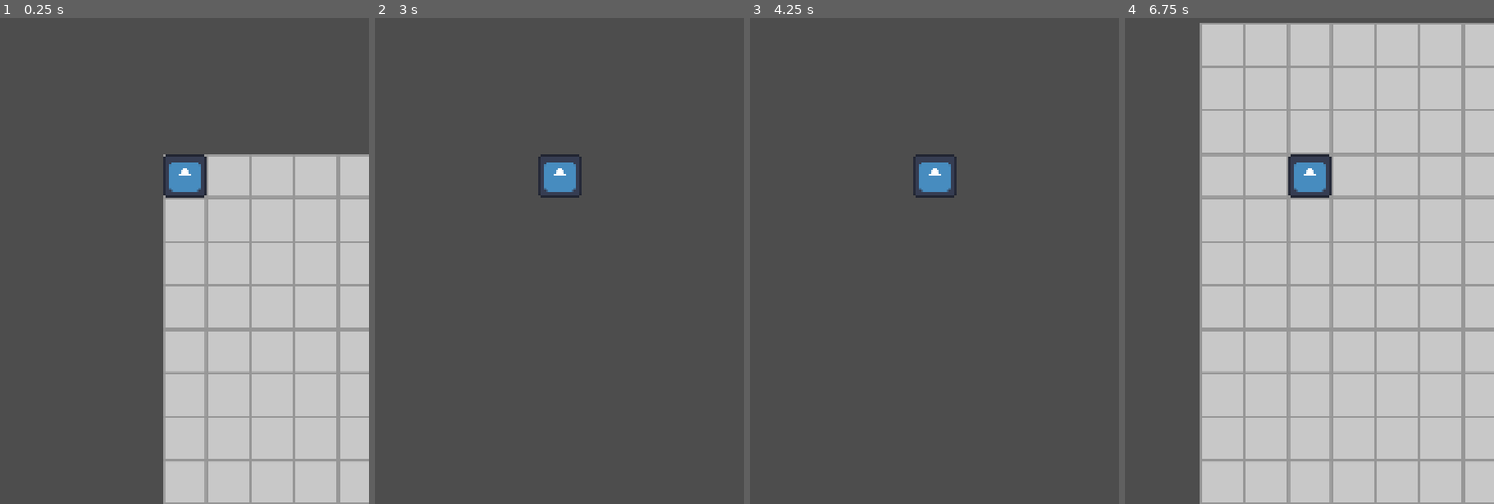
Above: before the commit, frames 1-4 (left to right).
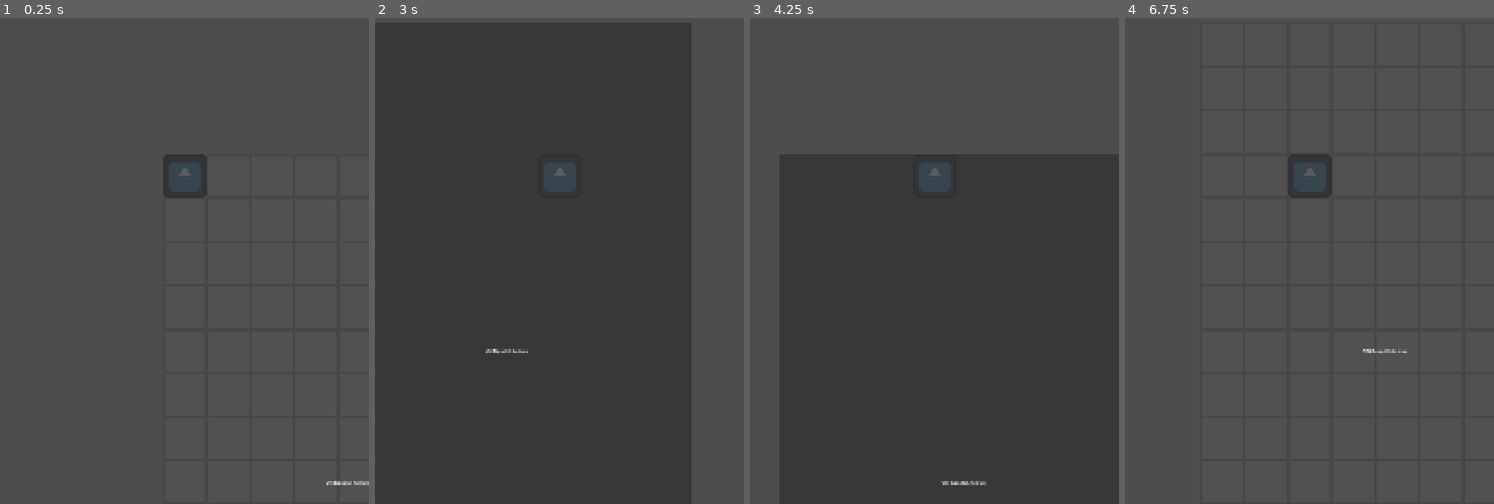
Above: after the commit, the same moments.

Repository: djacc/ynn_taelion
Game: Godot game, scene res://scenes/Main/main.tscn
The game is run twice, just before and just after one commit, with the same random seed, the same clock (stepped at 60 frames per second) and the same inputs. The engine's default icon, where the game draws it, is replaced by a stand-in: a white triangle on a blue panel in a dark square.
Inputs:
- Up to frame 1 (0.25 s): no input
- Up to frame 2 (3 s): tap Enter (ui_accept) at 0.5, 0.77, 1.52 s; hold D (right) 0.53-1.28 s; hold E (interact) 0.53-1.28 s; hold S (down) 1.28-2.03 s; tap E (interact) at 1.35, 2.85 s; hold D (right) 2.03-2.78 s; hold E (interact) 2.03-2.78 s; hold W (up) from 2.78 s (still down)
- Up to frame 3 (4.25 s): tap Enter (ui_accept) at 3.02, 3.77 s; release W (up) at 3.53 s; hold A (left) from 3.53 s (still down); hold E (interact) from 3.53 s (still down)
- Up to frame 4 (6.75 s): release E (interact) at 4.28 s; tap E (interact) at 4.35, 5.85 s; tap Enter (ui_accept) at 4.52, 6.02 s; release A (left) at 5.03 s; hold S (down) 5.03-5.78 s; hold E (interact) 5.03-5.78 s; hold D (right) 5.78-6.53 s; hold W (up) from 6.53 s (still down); hold E (interact) from 6.53 s (still down)

The runs differ from the first frame. In frame 1, 40% of the frame differs, in the area x 44-100%, y 28-100%; in frame 2, 0.9%; in frame 3, 0.9%; in frame 4, 79%, in the area x 20-100%, y 1-100%.

Commit message:
VN: Fix VNBaseUI to stay visible instead of being hidden after test

Diff:
--- a/new-game-project/scripts/VNManager.gd
+++ b/new-game-project/scripts/VNManager.gd
@@ -67,18 +67,18 @@
 		print("DEBUG: - Current UI elements count: ", current_ui_elements.size())
 		print("DEBUG: VNManager ready for testing!")
 
-	# Test VNBaseUI if it exists
+		# Test VNBaseUI if it exists
 	if current_ui_elements.size() > 0:
 		var vn_base_ui = current_ui_elements[0]
 		if debug_prints:
 			print("DEBUG: Testing VNBaseUI functionality...")
 		vn_base_ui.test_basic_functions()
 
-		# Test showing/hiding the UI
+		# Test showing the UI (keep it visible)
 		if debug_prints:
-			print("DEBUG: Testing UI visibility toggle...")
+			print("DEBUG: Testing UI visibility...")
 		vn_base_ui.show_ui()
-		vn_base_ui.hide_ui()
+		# Don't hide it - keep it visible for testing
 
 # Placeholder functions for future UI management
 func show_ui_element(ui_element: VNBaseUI):
